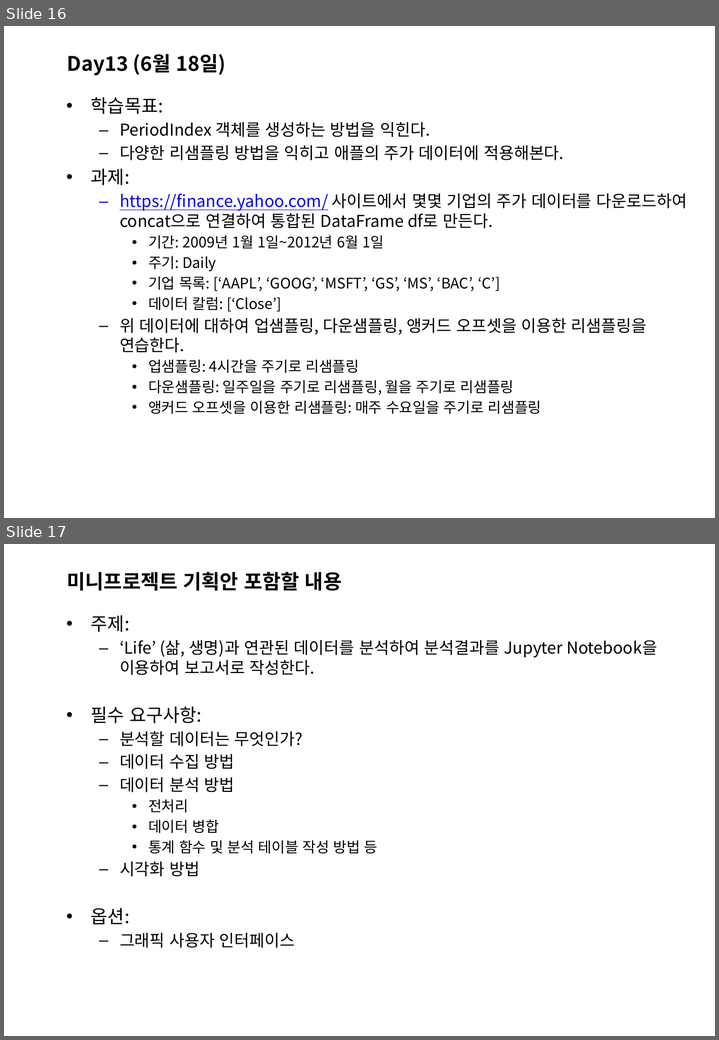
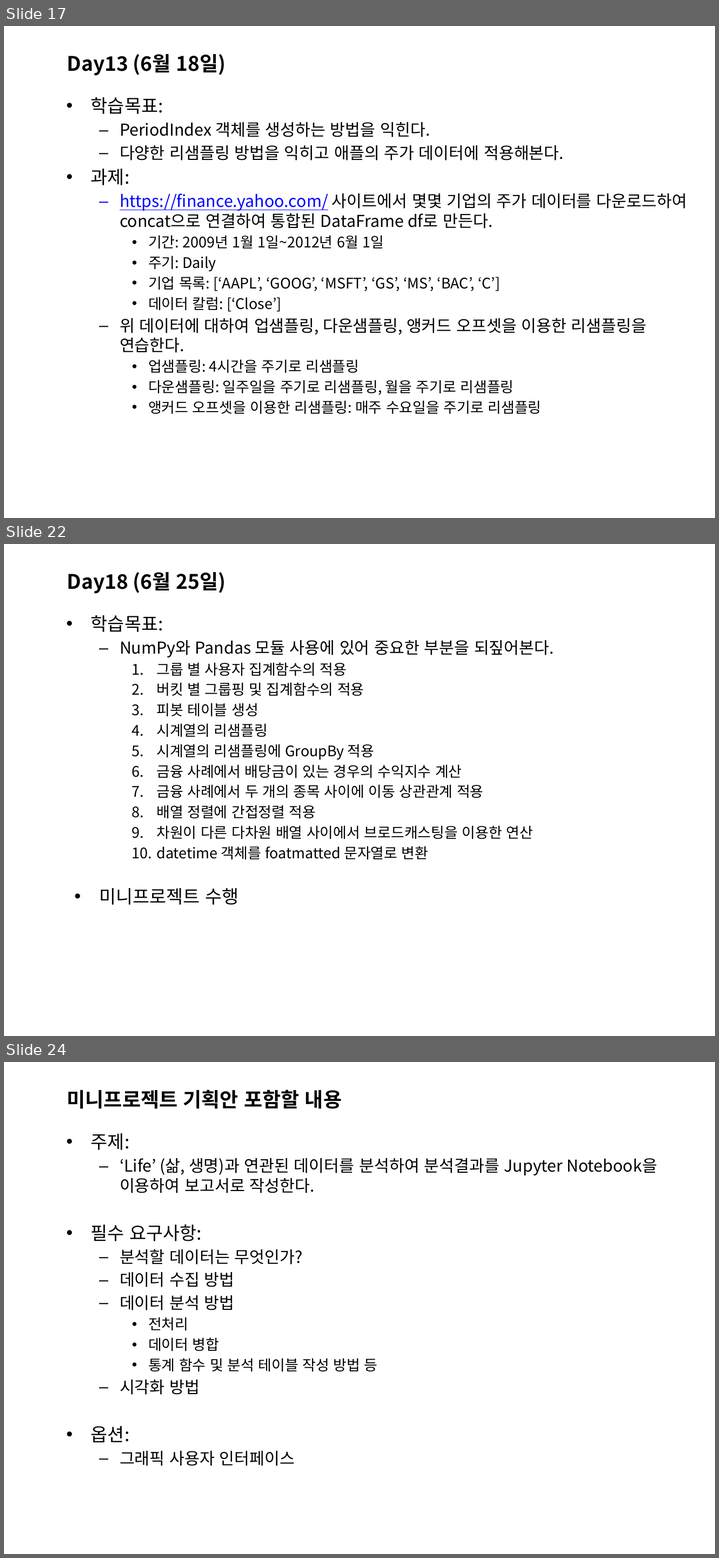
Before and after one commit to sulheebaek/DAPython, a slide deck: 한2018_파이썬을 활용한 데이터 분석_강의개요.pptx. Shown one above the other, each under a label of ours: slides 16 and 17 before the commit, slides 17, 22 and 24 after it; the slides between them are not shown. The pictures are 719x1040 and 719x1558 pixels, drawn with LibreOffice and Linux fonts; fonts in the diff are those of the drawing; background and template pictures are left out. Boxes give left, top, right and bottom in pixels: in the first picture for what was removed or moved away, otherwise in the second. Text is boxed around its words. In the diff, an @@ line names an element or a change of style, - is before the commit and + after.

```diff
--- a/한2018_파이썬을 활용한 데이터 분석_강의개요.pptx
+++ b/한2018_파이썬을 활용한 데이터 분석_강의개요.pptx
@@ slide 22 added at bbox=[4, 544, 715, 1036], background picture (left out) @@
@@ title added at bbox=[67, 572, 226, 594], 22 pt, text #000000, bold @@
+Day18 (6월 25일)
@@ text added at bbox=[91, 615, 554, 905], 16 pt, text #000000 @@
+• 학습목표:
+  – NumPy와 Pandas 모듈 사용에 있어 중요한 부분을 되짚어본다.
+    1. 그룹 별 사용자 집계함수의 적용
+    2. 버킷 별 그룹핑 및 집계함수의 적용
+    3. 피봇 테이블 생성
+    4. 시계열의 리샘플링
+    5. 시계열의 리샘플링에 GroupBy 적용
+    6. 금융 사례에서 배당금이 있는 경우의 수익지수 계산
+    7. 금융 사례에서 두 개의 종목 사이에 이동 상관관계 적용
+    8. 배열 정렬에 간접정렬 적용
+    9. 차원이 다른 다차원 배열 사이에서 브로드캐스팅을 이용한 연산
+    10. datetime 객체를 foatmatted 문자열로 변환
+• 미니프로젝트 수행
@@ what was slide 16 is now slide 17 @@
@@ what was slide 17 is now slide 24 @@
```
Also in this commit, not shown: 3 slides changed, 8 other slides added, 1 other file.
